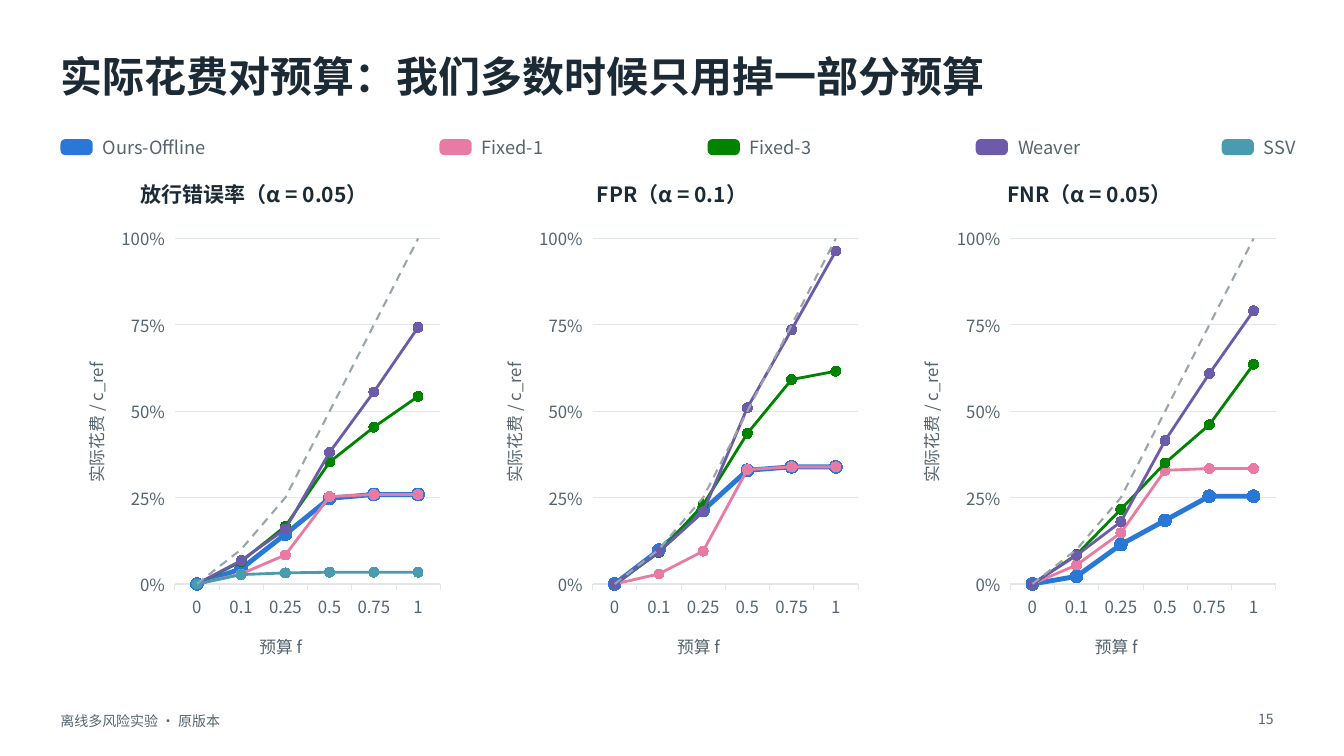
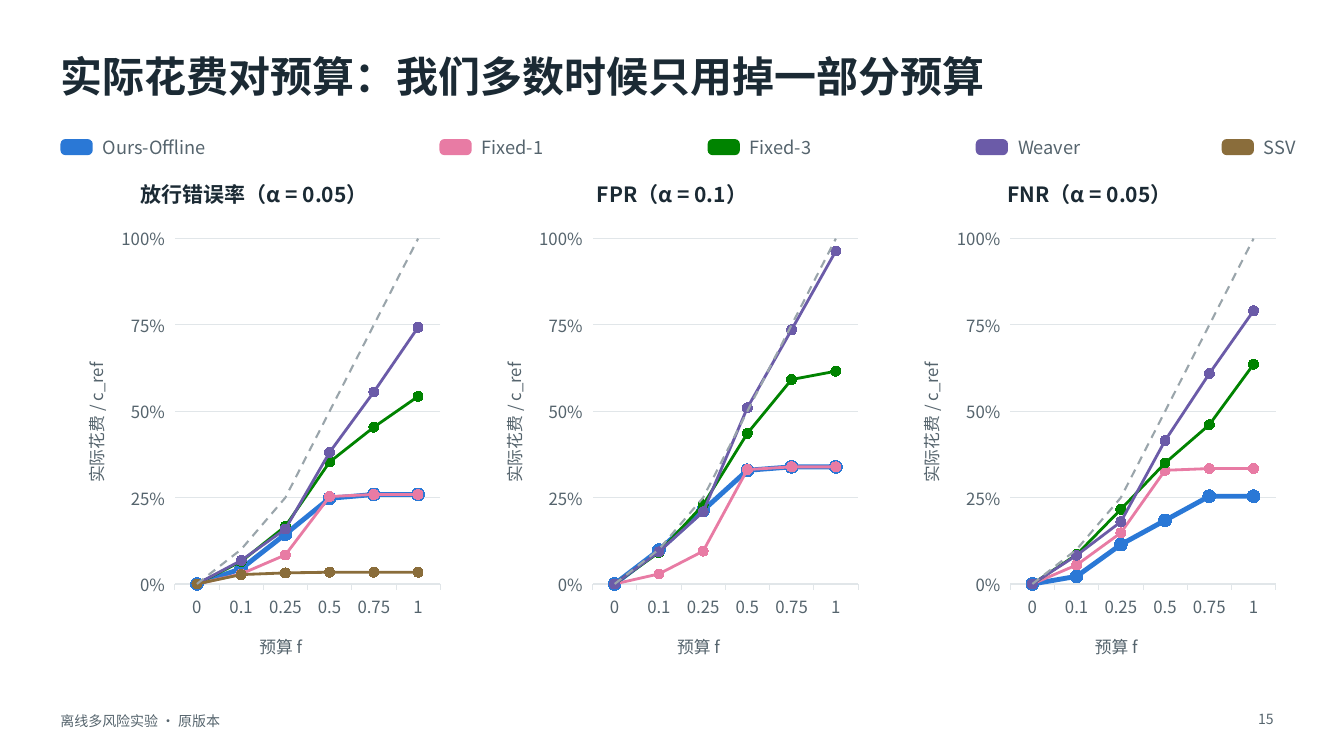
Before and after one commit to toz015/verification_generation_experiment, a slide deck: slide 15 of reports/offline_multirisk_20261116_calibrated/deck/离线多风险实验_原版本.pptx. Drawn at 1344x756 pixels with LibreOffice and Linux fonts; fonts in the diff are those of the drawing. Boxes give left, top, right and bottom in pixels: in the first picture for what was removed or moved away, otherwise in the second. Text is boxed around its words. In the diff, an @@ line names an element or a change of style, - is before the commit and + after.

```diff
--- a/reports/offline_multirisk_20261116_calibrated/deck/离线多风险实验_原版本.pptx
+++ b/reports/offline_multirisk_20261116_calibrated/deck/离线多风险实验_原版本.pptx
@@ rounded rectangle at (1222,139,1254,155): fill #4A9BB0 to #8A6D3B @@
@@ line chart at (60,217,448,681) @@
@@ colour of Series 5 #4A9BB0 to #8A6D3B @@
```
Also in this commit, not shown: 12 other slides changed, 1 slide added, 7 other files.
